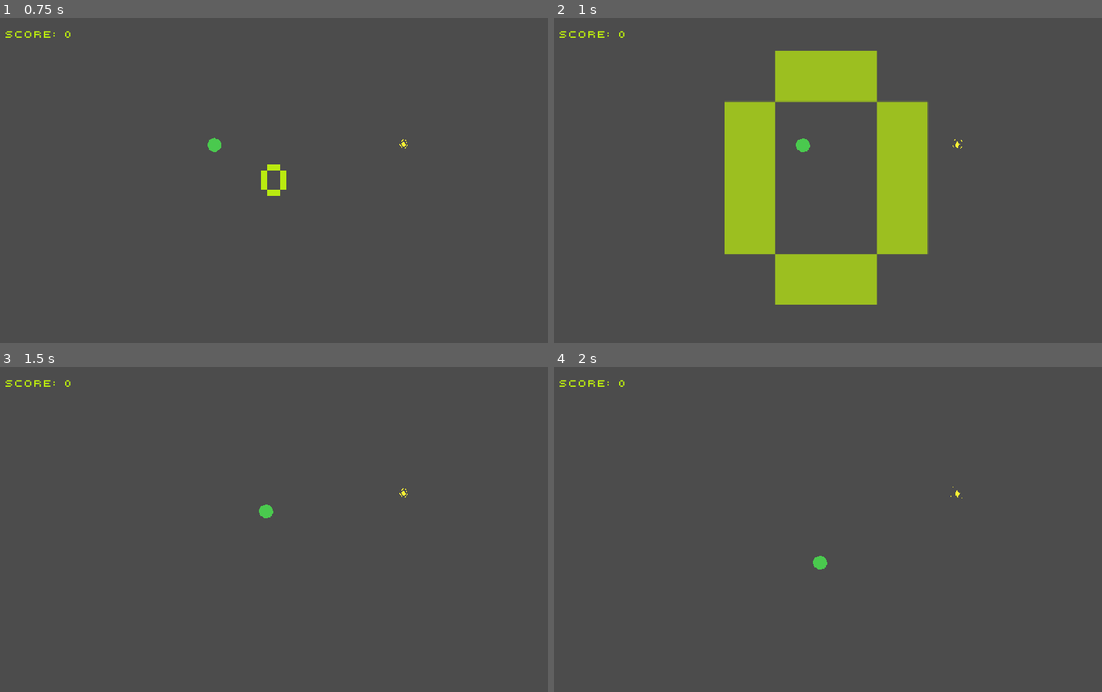
Above: before the commit, frames 1-4 (two rows, left to right).
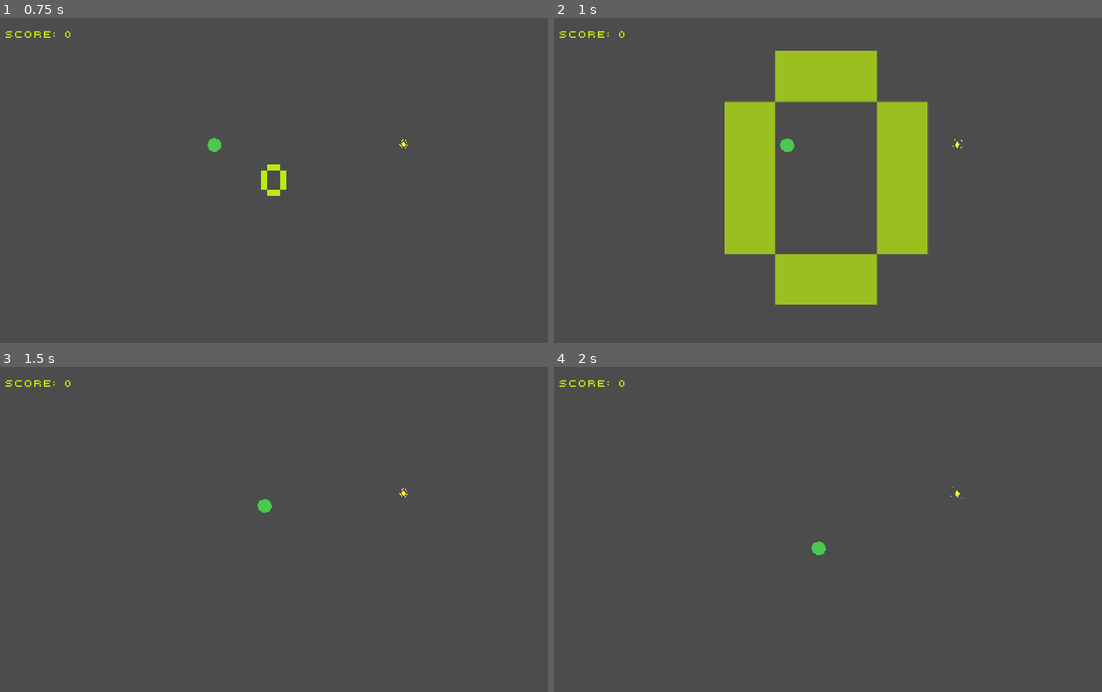
Above: after the commit, the same moments.

Repository: skarnl/godot--snake
Game: Godot game, scene res://Main.tscn
Two runs of this game, one before a commit and one after it. Both use one fixed random seed, a clock stepped at 60 frames per second and the inputs below.
Inputs (mouse positions are in pixels of both pictures, inside the frame that each line leads up to):
- Up to frame 1 (0.75 s): tap Enter at 0.5 s; move the mouse to (394, 164) at 0.52 s; hold Right (ui_right) from 0.53 s (still down)
- Up to frame 2 (1 s): keep holding Right (ui_right)
- Up to frame 3 (1.5 s): move the mouse to (164, 545) at 1.27 s; release Right (ui_right) at 1.28 s; hold Down (ui_down) from 1.28 s (still down)
- Up to frame 4 (2 s): keep holding Down (ui_down)

Frame 1 is identical in both runs. In frame 2, 0.2% of the frame differs, in the area x 41-47%, y 37-42%; in frame 3, less than 0.1%; in frame 4, 0.2%.

Commit message:
Tween snake movement instead of 'jumping'

Diff:
--- a/Player.gd
+++ b/Player.gd
@@ -18,10 +18,12 @@
 var future_direction = RIGHT
 export var step_size = 32.0
 const DEFAULT_SPEED = 0.2
+var timing
 
 func _ready():
 	$Timer.connect("timeout", self, "_on_Timer_timeout")
 	_screen_size = get_viewport().size
+	timing = $Timer.wait_time
 
 func _on_Timer_timeout():
 	move()
@@ -44,28 +46,39 @@
 
 func move()->void:
 	previous_position = position
+	var future_position = position
 
 	direction = future_direction
 
+	var tween = $Tween
+
 	match direction:
 		LEFT:
-			position.x -= step_size
+			future_position.x -= step_size
 		RIGHT:
-			position.x += step_size
+			future_position.x += step_size
 		UP:
-			position.y -= step_size
+			future_position.y -= step_size
 		DOWN:
-			position.y += step_size
+			future_position.y += step_size
 
-	if position.x > _screen_size.x:
-		position.x = 32
-	elif position.x < 0:
-		position.x = _screen_size.x
 
-	if position.y > _screen_size.y:
-		position.y = 32
-	elif position.y < 0:
-		position.y = _screen_size.y
+	if future_position.x > _screen_size.x:
+		position.x = 0
+		future_position.x = step_size
+	elif future_position.x < 0:
+		position.x = _screen_size.x + step_size
+		future_position.x = _screen_size.x
+
+	if future_position.y > _screen_size.y:
+		position.y = 0
+		future_position.y = step_size
+	elif future_position.y < 0:
+		position.y = _screen_size.y - step_size
+		future_position.y = _screen_size.y
+
+	tween.interpolate_property(self, "position", position, future_position, $Timer.wait_time)
+	tween.start()
 
 	emit_signal("moved", previous_position)
 
--- a/SnakeHead.tscn
+++ b/SnakeHead.tscn
@@ -43,3 +43,5 @@
 [node name="AnimationPlayer" type="AnimationPlayer" parent="."]
 autoplay = "loop"
 anims/loop = SubResource( 2 )
+
+[node name="Tween" type="Tween" parent="."]
--- a/SnakePart.gd
+++ b/SnakePart.gd
@@ -5,10 +5,12 @@
 
 var _precursorReference
 var previous_position
+var timing
 
 
 func set_precursor(snakePartReference):
 	_precursorReference = snakePartReference
+	timing = snakePartReference.timing
 	_precursorReference.connect("moved", self, "_on_Precursor_moved")
 
 	position = _precursorReference.position
@@ -20,7 +22,9 @@
 	show()
 	previous_position = position
 
-	position = precursor_position
+	var tween = $Tween
+	tween.interpolate_property(self, "position", position, precursor_position, timing)
+	tween.start()
 
 	emit_signal("moved", previous_position)
 
--- a/SnakePart.tscn
+++ b/SnakePart.tscn
@@ -29,3 +29,5 @@
 [node name="AnimationPlayer" type="AnimationPlayer" parent="."]
 autoplay = "loop"
 anims/loop = SubResource( 1 )
+
+[node name="Tween" type="Tween" parent="."]
